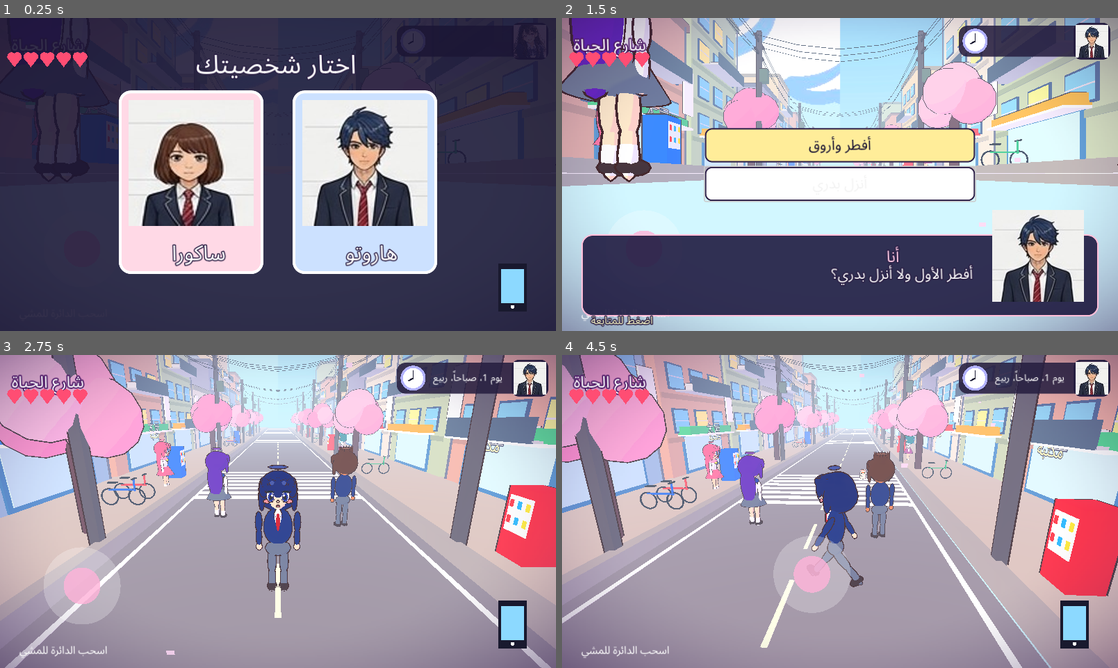
Above: before the commit, frames 1-4 (two rows, left to right).
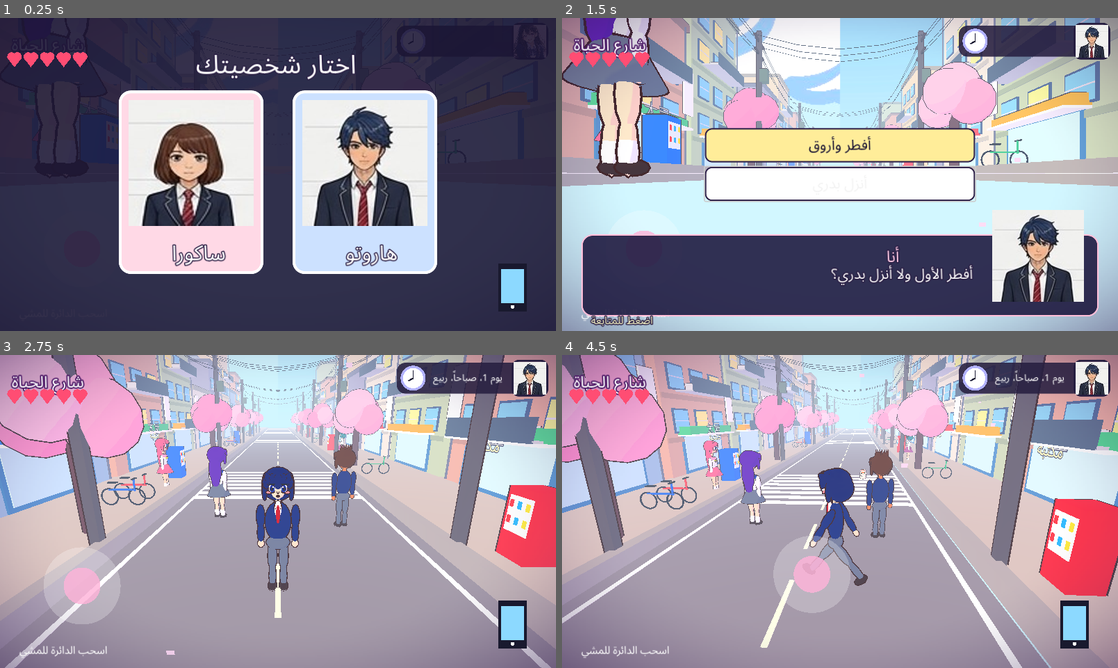
Above: after the commit, the same moments.

Repository: otakucoderstudio/anime-life-game
Game: Godot game, scene res://main.tscn
Two runs of this game, one before a commit and one after it. Both use one fixed random seed, a clock stepped at 60 frames per second and the inputs below.
Inputs (mouse positions are in pixels of both pictures, inside the frame that each line leads up to):
- Up to frame 1 (0.25 s): no input
- Up to frame 2 (1.5 s): tap Enter at 0.5 s; move the mouse to (962, 158) at 0.52 s; hold Right (ui_right) 0.53-1.25 s; click (962, 158) at 0.67 s; drag from (728, 190) to (812, 237) at 1.27 s
- Up to frame 3 (2.75 s): click "أفطر وأروق" at 2 s
- Up to frame 4 (4.5 s): move the mouse to (895, 442) at 2.77 s; hold Right (ui_right) 2.78-3.5 s; drag from (812, 574) to (673, 464) at 3.52 s; move the mouse to (1006, 558) at 4.27 s; hold Left (ui_left) from 4.28 s (still down)

The runs differ from the first frame. In frame 1, less than 0.1% of the frame differs, in the area x 7-20%, y 26-51%; in frame 2, 2.3%, in the area x 0-100%, y 0-53%; in frame 3, 2.1%; in frame 4, 2.2%.

Commit message:
Source for v3d-0.9.1 (body proportions, halo and hairline fixes)

Diff:
--- a/godot-3d/main.gd
+++ b/godot-3d/main.gd
@@ -335,8 +335,8 @@
 	var ra:=make_girl(Color(1,0.88,0.8),Color(0.45,0.2,0.65),Color(0.17,0.3,0.6),Color(0.5,0.52,0.56),Color(0.85,0.1,0.15),true)
 	ra.root.position=Vector3(-2.2,0,-3.0); ra.root.rotation_degrees.y=160; add_child(ra.root)
 	for sx in [-1,1]:
-		var gl:=TorusMesh.new(); gl.inner_radius=0.075; gl.outer_radius=0.095
-		var gm:=mesh(ra.root,gl,Color(0.2,0.1,0.3),Vector3(sx*0.15,1.98,0.35),false); gm.rotation_degrees.x=90
+		var gl:=TorusMesh.new(); gl.inner_radius=0.06; gl.outer_radius=0.077
+		var gm:=mesh(ra.root,gl,Color(0.2,0.1,0.3),Vector3(sx*0.11,2.29,0.27),false); gm.rotation_degrees.x=90
 	for i in range(2):
 		var c=cols[i%3]; var n:=make_girl(c[0],c[1],c[2],c[3],c[4],i%2==0)
 		var side=-1 if i%2==0 else 1
@@ -351,8 +351,8 @@
 	no_outline=false
 	var ay:=make_girl(Color(1,0.88,0.8),Color(0.45,0.2,0.65),Color(0.17,0.3,0.6),Color(0.5,0.52,0.56),Color(0.85,0.1,0.15),true)
 	for sx in [-1,1]:
-		var gl:=TorusMesh.new(); gl.inner_radius=0.075; gl.outer_radius=0.095
-		var gm:=mesh(ay.root,gl,Color(0.2,0.1,0.3),Vector3(sx*0.15,1.98,0.35),false); gm.rotation_degrees.x=90
+		var gl:=TorusMesh.new(); gl.inner_radius=0.06; gl.outer_radius=0.077
+		var gm:=mesh(ay.root,gl,Color(0.2,0.1,0.3),Vector3(sx*0.11,2.29,0.27),false); gm.rotation_degrees.x=90
 	add_npc(ay.root,Vector3(-1.5,0,-26),"gate","",[["أياني","صباح الخير. انت الطالب الجديد؟ أنا أياني، رئيسة الفصل.","rana …(225 unchanged characters)…
 	var ka:=make_boy(Color(0.9,0.68,0.52),Color(0.42,0.24,0.12),true)
 	add_npc(ka.root,Vector3(1.5,0,-58),"front","",[["كايتو","يا باشا! أنا كايتو، قاعد جنبك في الفصل.","youssef_laugh"],["كايتو","متقلقش، هعرّفك على كل حاجة. أول حاجة: الكافيه بعد المدرسة عليّ!","youssef_smile"],["كايتو","بس أياني دي شكلها هتبقى منافستك الأولى، خلي بالك 😄","youssef_joy"]])
Binary file changed: godot-3d/chars/boy_soft.glb
Binary file changed: godot-3d/chars/boy_spiky.glb
Binary file changed: godot-3d/chars/girl_bob.glb
Binary file changed: godot-3d/chars/girl_long.glb
